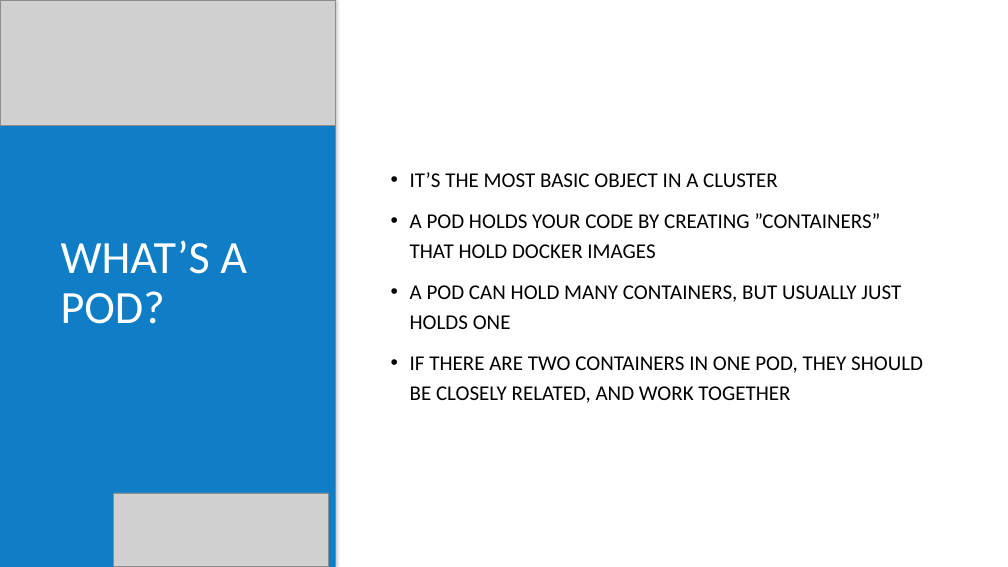
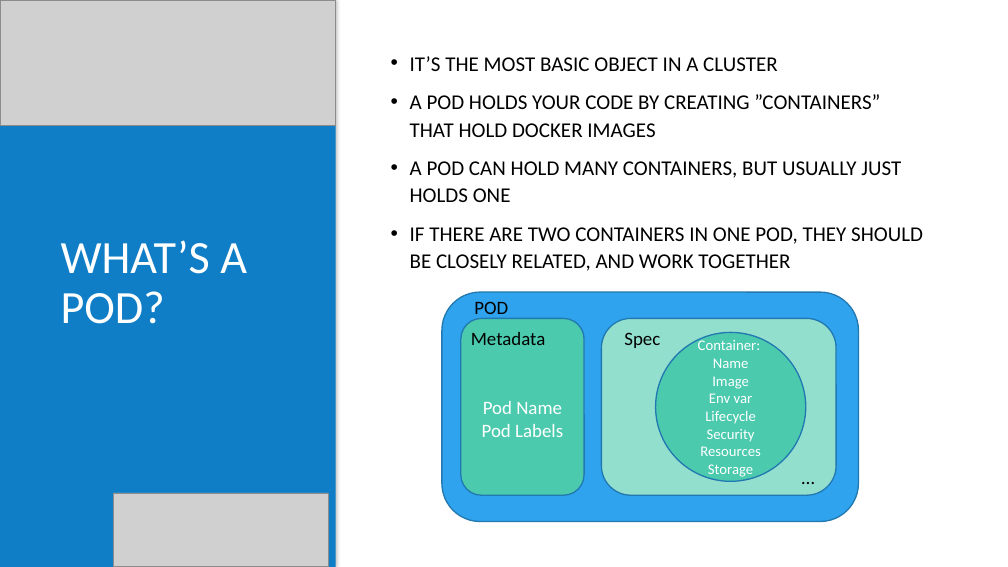
Before and after one commit to Berrydoo/kubernetes-demystified, a slide deck: slide 4 of powerpoint-slides.pptx. Drawn at 1008x567 pixels with LibreOffice and Linux fonts; fonts in the diff are those of the drawing; grey boxes stand for pictures; background and template pictures are left out. Boxes give left, top, right and bottom in pixels: in the first picture for what was removed or moved away, otherwise in the second. Text is boxed around its words. In the diff, an @@ line names an element or a change of style, - is before the commit and + after.

```diff
--- a/powerpoint-slides.pptx
+++ b/powerpoint-slides.pptx
@@ text "IT’S THE MOST BASIC OBJECT ...": place and size @@
-text "IT’S THE MOST BASIC OBJECT ..." at <box>410,172,923,403</box>
+text "IT’S THE MOST BASIC OBJECT ..." at <box>410,56,923,271</box>
@@ text "IT’S THE MOST BASIC OBJECT ..." at <box>410,56,923,271</box>: line spacing 1.2 to 1.1 @@
@@ rounded rectangle added at <box>442,292,859,521</box>, fill #2FA3EE, outline #2379B0 1.25 pt @@
@@ rounded rectangle added at <box>461,318,585,495</box>, fill #4BCAAD, outline #2379B0 1.25 pt, 18 pt, text #FFFFFF @@
+Pod Name
+Pod Labels
@@ text added at <box>474,301,508,320</box>, 18 pt, text #000000 @@
+POD
@@ rounded rectangle added at <box>602,318,836,495</box>, fill #93DFCE, outline #2379B0 1.25 pt @@
@@ text added at <box>471,332,546,345</box>, 18 pt, text #000000 @@
+Metadata
@@ text added at <box>624,332,660,348</box>, 18 pt, text #000000 @@
+Spec
@@ ellipse added at <box>656,333,806,482</box>, fill #4BCAAD, outline #2379B0 1.25 pt, 14 pt, text #FFFFFF @@
+Container:
+Name
+Image
+Env var
+Lifecycle
+Security
+Resources
+Storage
@@ text added at <box>795,462,836,492</box>, 18 pt, text #000000 @@
+…
```
Also in this commit, not shown: 4 other slides changed, 2 other files.
